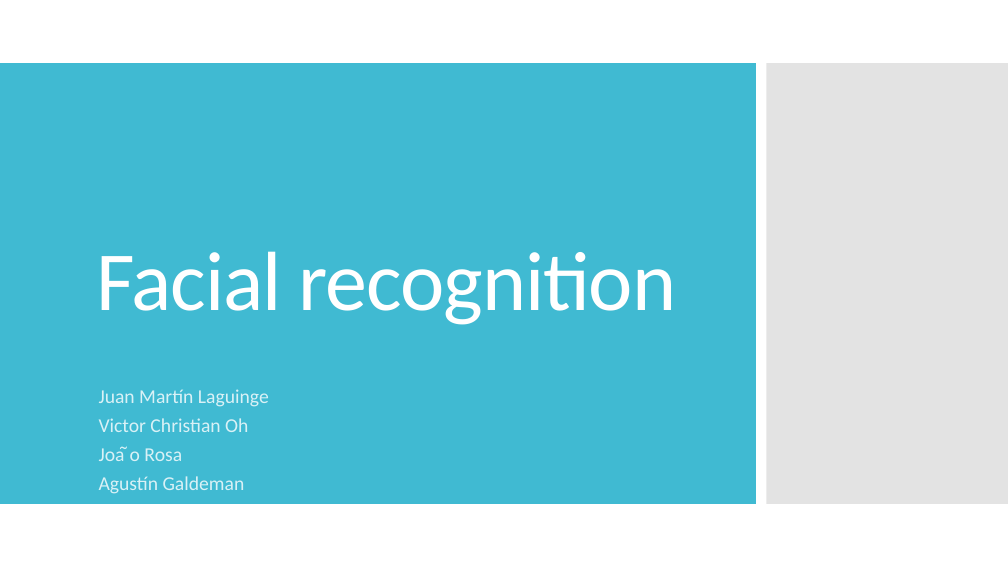
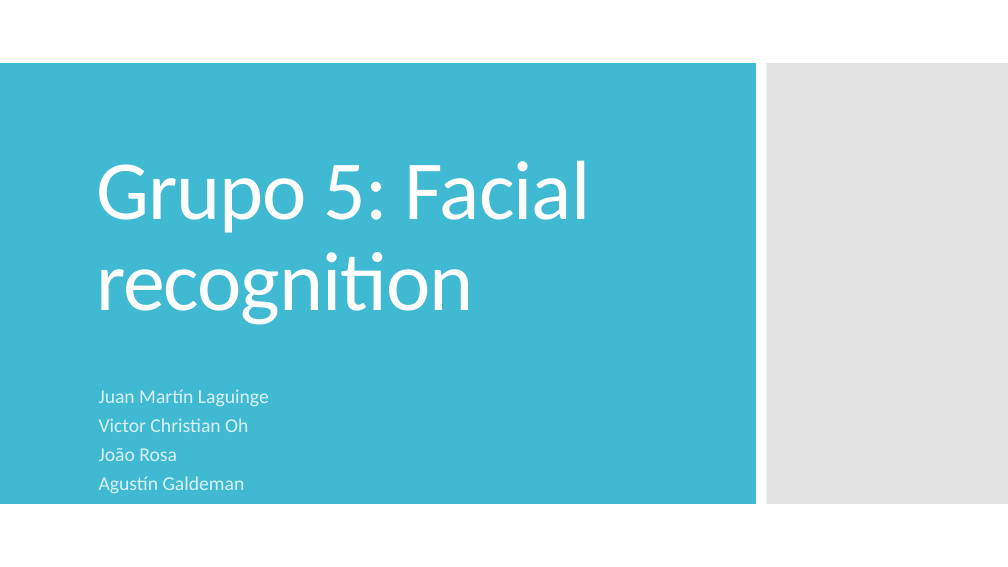
Before and after one commit to ASSD-Grupo-4-2020/TP-4, a slide deck: slide 1 of ppts/facial_recognition.pptx. Drawn at 1008x567 pixels with LibreOffice and Linux fonts; fonts in the diff are those of the drawing. Boxes give left, top, right and bottom in pixels: in the first picture for what was removed or moved away, otherwise in the second. Text is boxed around its words. In the diff, an @@ line names an element or a change of style, - is before the commit and + after.

Commit message:
haar cascade face recognition

```diff
--- a/ppts/facial_recognition.pptx
+++ b/ppts/facial_recognition.pptx
@@ title at <box>96,160,591,325</box>: text changed @@
-Facial recognition
+Grupo 5: Facial recognition
@@ subtitle at <box>99,448,177,461</box>: text changed @@
-Joa ̃o Rosa
+João Rosa
```
Also in this commit, not shown: 1 other slide changed, 35 other files.
